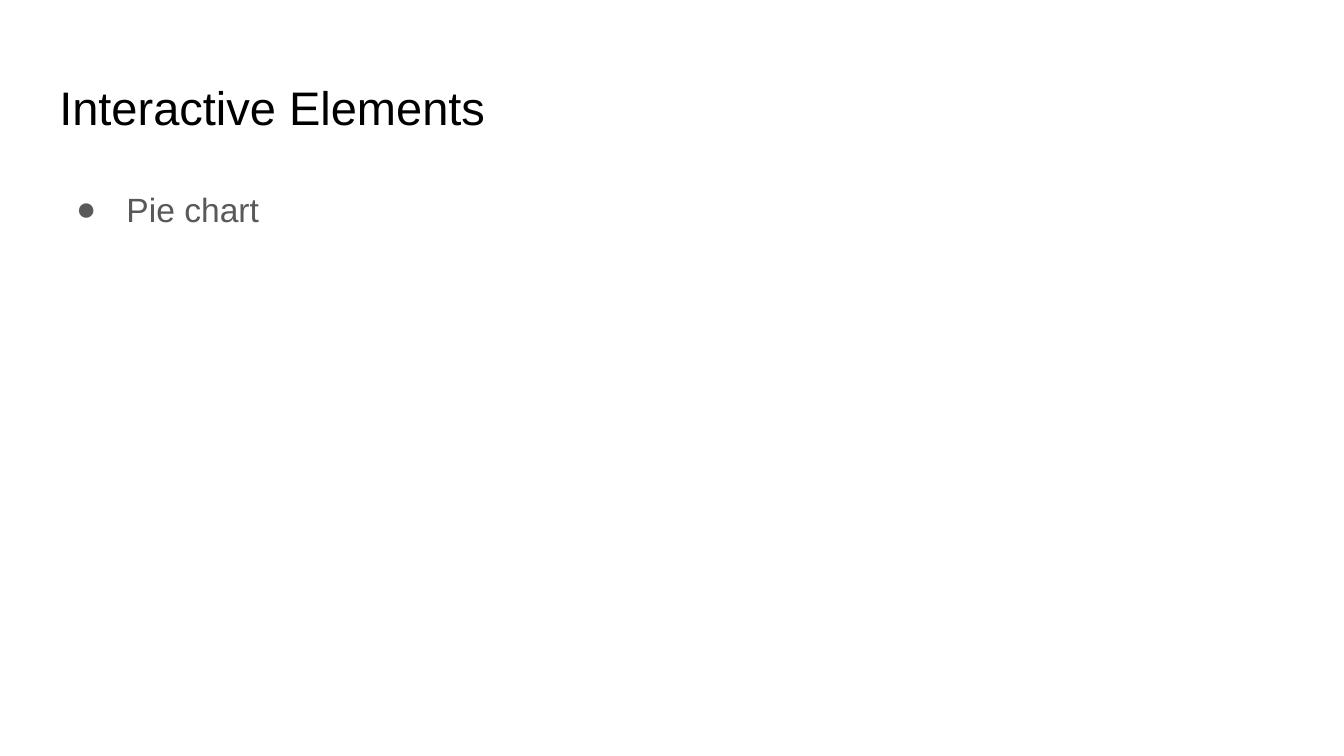
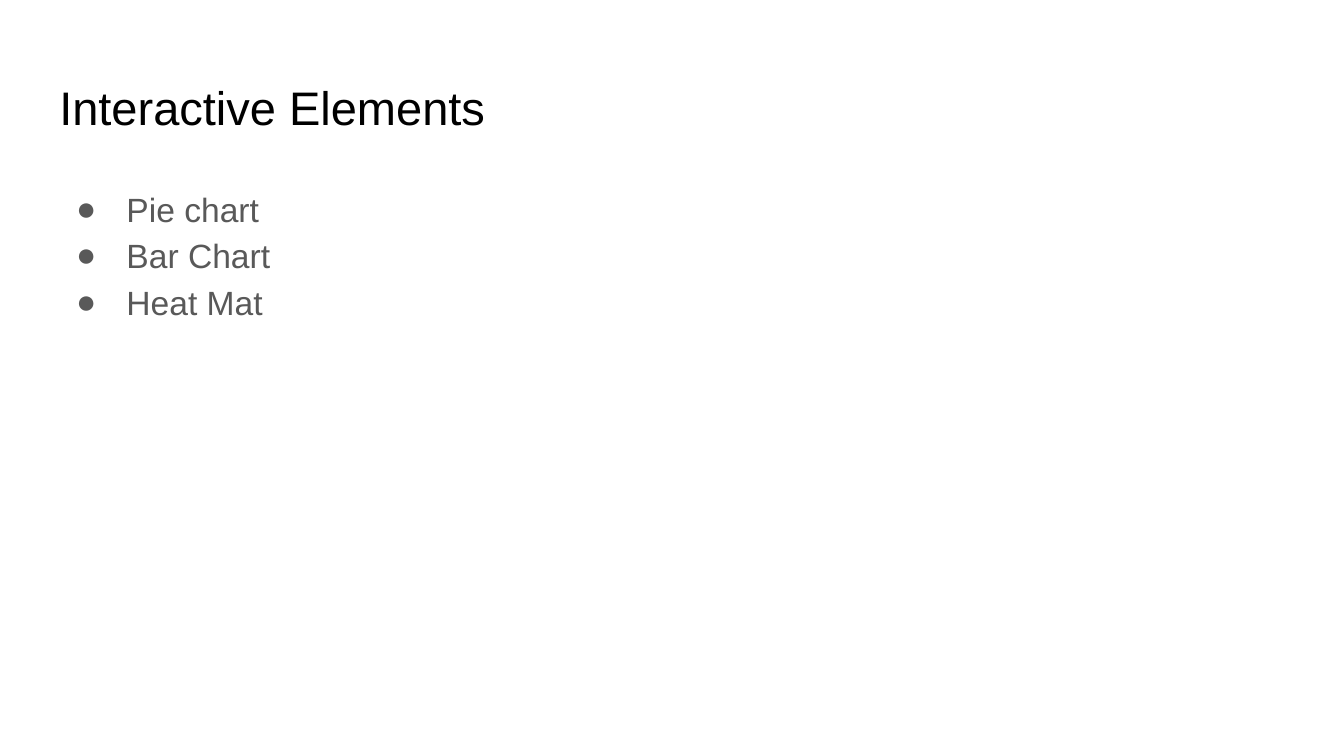
Before and after one commit to Tony-Lew/Team_3_Project, a slide deck: slide 5 of Dashboard Blueprint.pptx (slide 4 before the commit). Drawn at 1344x756 pixels with LibreOffice and Linux fonts; fonts in the diff are those of the drawing. Boxes give left, top, right and bottom in pixels: in the first picture for what was removed or moved away, otherwise in the second. Text is boxed around its words. In the diff, an @@ line names an element or a change of style, - is before the commit and + after.

```diff
--- a/Dashboard Blueprint.pptx
+++ b/Dashboard Blueprint.pptx
@@ text at box(126, 243, 270, 316): paragraphs added @@
+● Bar Chart
+● Heat Mat
```
Also in this commit, not shown: 1 slide added.
